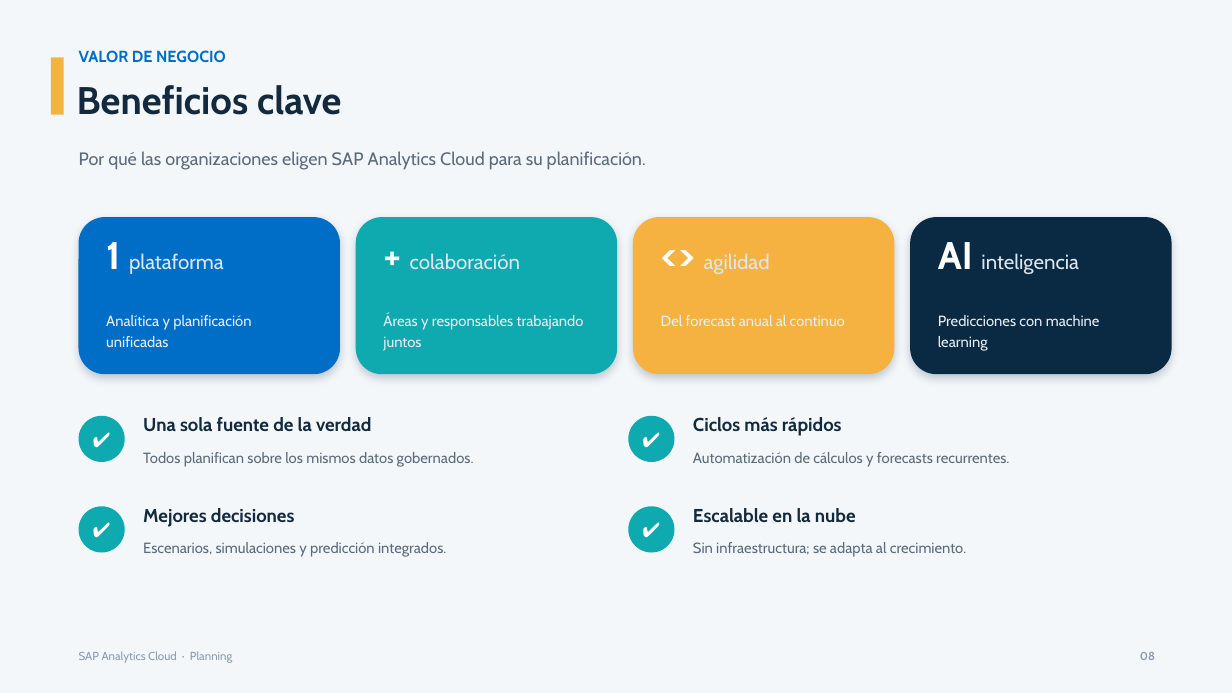
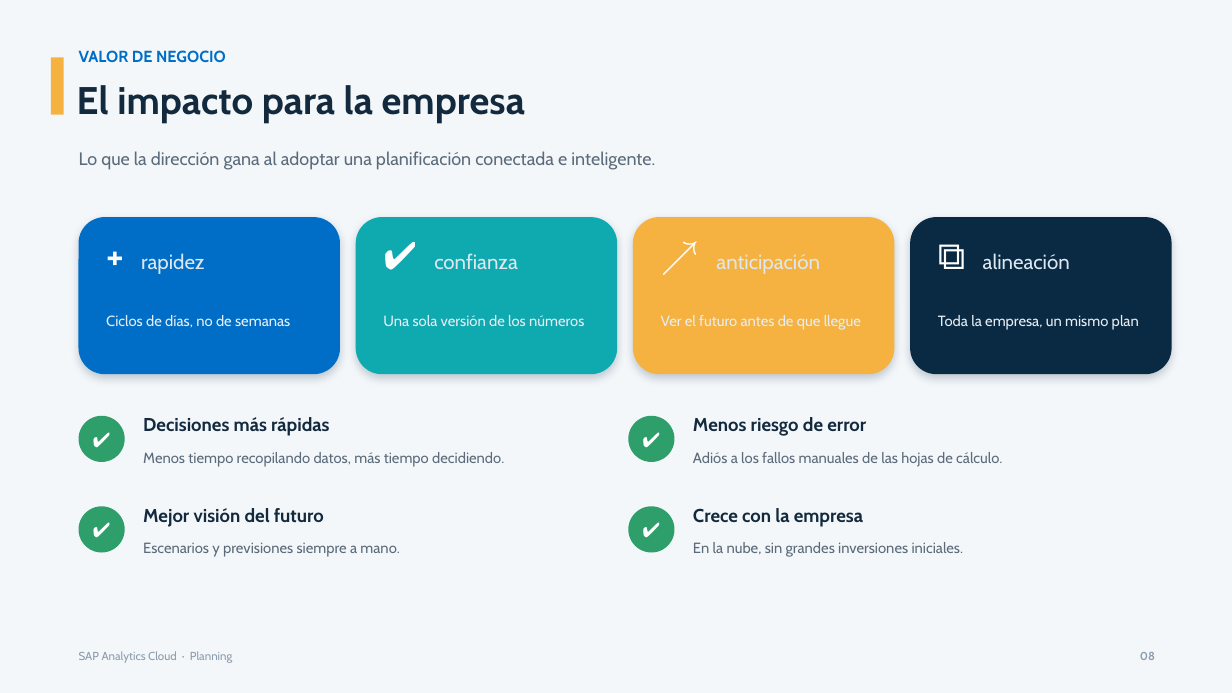
Before and after one commit to Johnmeg/Johnmeg, a slide deck: slide 9 of SAP_Analytics_Cloud_Planning.pptx. Drawn at 1232x693 pixels with LibreOffice and Linux fonts; fonts in the diff are those of the drawing. Boxes give left, top, right and bottom in pixels: in the first picture for what was removed or moved away, otherwise in the second. Text is boxed around its words. In the diff, an @@ line names an element or a change of style, - is before the commit and + after.

```diff
--- a/SAP_Analytics_Cloud_Planning.pptx
+++ b/SAP_Analytics_Cloud_Planning.pptx
@@ text at [77,85,525,123]: text changed @@
-Beneficios clave
+El impacto para la empresa
@@ text at [79,151,655,170]: text changed @@
-Por qué las organizaciones eligen SAP Analytics Cloud para su planificación.
+Lo que la dirección gana al adoptar una planificación conectada e inteligente.
@@ text at [141,253,204,274]: text changed @@
-1 plataforma
++ rapidez
@@ text at [434,253,518,269]: text changed @@
-+ colaboración
+✔ confianza
@@ text at [716,254,820,274]: text changed @@
-<> agilidad
+↗ anticipación
@@ text at [983,253,1070,269]: text changed @@
-AI inteligencia
+⧉ alineación
@@ text at [106,315,290,327]: text changed @@
-Analítica y planificación unificadas
+Ciclos de días, no de semanas
@@ text at [383,315,584,326]: text changed @@
-Áreas y responsables trabajando juntos
+Una sola versión de los números
@@ text at [661,315,861,330]: text changed @@
-Del forecast anual al continuo
+Ver el futuro antes de que llegue
@@ text at [938,315,1139,330]: text changed @@
-Predicciones con machine learning
+Toda la empresa, un mismo plan
@@ text at [143,417,329,436]: text changed @@
-Una sola fuente de la verdad
+Decisiones más rápidas
@@ text at [693,417,866,436]: text changed @@
-Ciclos más rápidos
+Menos riesgo de error
@@ text at [143,452,504,467]: text changed @@
-Todos planifican sobre los mismos datos gobernados.
+Menos tiempo recopilando datos, más tiempo decidiendo.
@@ text at [693,452,1002,467]: text changed @@
-Automatización de cálculos y forecasts recurrentes.
+Adiós a los fallos manuales de las hojas de cálculo.
@@ text at [143,508,324,527]: text changed @@
-Mejores decisiones
+Mejor visión del futuro
@@ fill #0FA9B0 to #2E9E6B in 4 elements at [79,416,125,462], [628,416,675,462], [79,506,125,553], [628,506,675,553] @@
@@ text at [693,508,863,527]: text changed @@
-Escalable en la nube
+Crece con la empresa
@@ text at [143,542,399,557]: text changed @@
-Escenarios, simulaciones y predicción integrados.
+Escenarios y previsiones siempre a mano.
@@ text at [693,542,964,557]: text changed @@
-Sin infraestructura; se adapta al crecimiento.
+En la nube, sin grandes inversiones iniciales.
```
Also in this commit, not shown: 7 other slides changed, 2 slides added, 2 slides removed, 1 other file.
